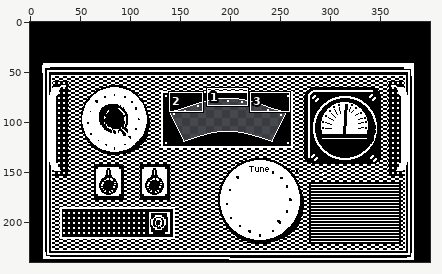
Pixel-art file -- Asesprite/Radio.aseprite. Above, an overview of the earlier version with the close-up marked.
Close-up. The starting point:
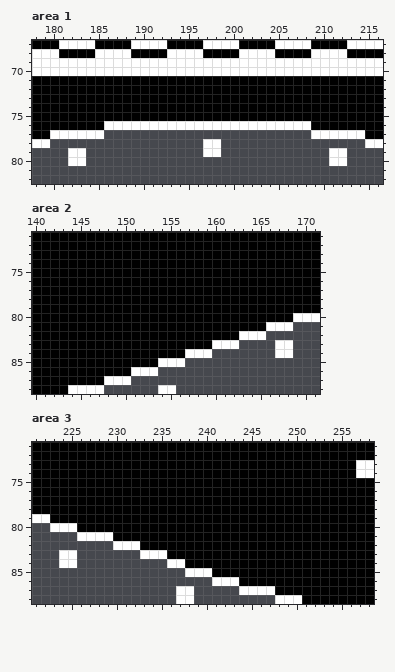
400x240 pixels, 1 frame. Colours within 5 levels of each other are drawn and written as one. Shown: area 1: x 178..216, y 67..82; area 2: x 140..171, y 71..88; area 3: x 221..258, y 71..88. The commit also changed other parts of the picture, which this record leaves out.
Once edited:
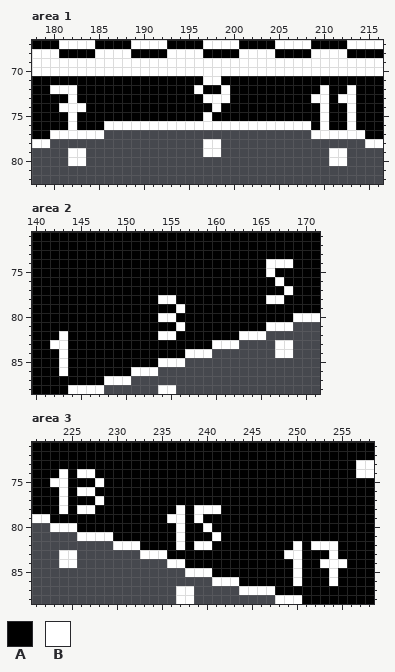
Palette (. is transparent): A #000000  B #ffffff
Diff:
layer "Numbers" added
--- area 1, layer "Numbers"
@@ x 178..216 @@
 70 BBBBBBBBBBBBBBBBBBBBBBBBBBBBBBBBBBBBBBB
-71 AAAAAAAAAAAAAAAAAAAAAAAAAAAAAAAAAAAAAAA
-72 AAAAAAAAAAAAAAAAAAAAAAAAAAAAAAAAAAAAAAA
-73 AAAAAAAAAAAAAAAAAAAAAAAAAAAAAAAAAAAAAAA
-74 AAAAAAAAAAAAAAAAAAAAAAAAAAAAAAAAAAAAAAA
-75 AAAAAAAAAAAAAAAAAAAAAAAAAAAAAAAAAAAAAAA
-76 AAAAAAAABBBBBBBBBBBBBBBBBBBBBBBAAAAAAAA
+71 AAAAAAAAAAAAAAAAAAABBAAAAAAAAAAAAAAAAAA
+72 AABBBAAAAAAAAAAAAABAABAAAAAAAAAABAABAAA
+73 AAAABAAAAAAAAAAAAAABBBAAAAAAAAABBABBAAA
+74 AAABBBAAAAAAAAAAAAAABAAAAAAAAAAABAABAAA
+75 AAAABAAAAAAAAAAAAAABAAAAAAAAAAAABAABAAA
+76 AAAABAAABBBBBBBBBBBBBBBBBBBBBBBABAABAAA
 77 AABBBBBB.......................BBBBBBAA
--- area 2, layer "Numbers"
@@ x 140..171 @@
 73 AAAAAAAAAAAAAAAAAAAAAAAAAAAAAAAA
-74 AAAAAAAAAAAAAAAAAAAAAAAAAAAAAAAA
-75 AAAAAAAAAAAAAAAAAAAAAAAAAAAAAAAA
-76 AAAAAAAAAAAAAAAAAAAAAAAAAAAAAAAA
-77 AAAAAAAAAAAAAAAAAAAAAAAAAAAAAAAA
-78 AAAAAAAAAAAAAAAAAAAAAAAAAAAAAAAA
-79 AAAAAAAAAAAAAAAAAAAAAAAAAAAAAAAA
-80 AAAAAAAAAAAAAAAAAAAAAAAAAAAAABBB
-81 AAAAAAAAAAAAAAAAAAAAAAAAAABBB...
-82 AAAAAAAAAAAAAAAAAAAAAAABBB......
-83 AAAAAAAAAAAAAAAAAAAABBB....BB...
-84 AAAAAAAAAAAAAAAAABBB.......BB...
-85 AAAAAAAAAAAAAABBB...............
-86 AAAAAAAAAAABBB..................
+74 AAAAAAAAAAAAAAAAAAAAAAAAAABBBAAA
+75 AAAAAAAAAAAAAAAAAAAAAAAAAABAAAAA
+76 AAAAAAAAAAAAAAAAAAAAAAAAAAABAAAA
+77 AAAAAAAAAAAAAAAAAAAAAAAAAAAABAAA
+78 AAAAAAAAAAAAAABBAAAAAAAAAABBAAAA
+79 AAAAAAAAAAAAAAAABAAAAAAAAAAAAAAA
+80 AAAAAAAAAAAAAABBAAAAAAAAAAAAABBB
+81 AAAAAAAAAAAAAAAABAAAAAAAAABBB...
+82 AAABAAAAAAAAAABBAAAAAAABBB......
+83 AABBAAAAAAAAAAAAAAAABBB....BB...
+84 AAABAAAAAAAAAAAAABBB.......BB...
+85 AAABAAAAAAAAAABBB...............
+86 AAABAAAAAAABBB..................
 87 AAAAAAAABBB.....................
--- area 3, layer "Numbers"
@@ x 221..258 @@
 73 AAAAAAAAAAAAAAAAAAAAAAAAAAAAAAAAAAAABB
-74 AAAAAAAAAAAAAAAAAAAAAAAAAAAAAAAAAAAABB
-75 AAAAAAAAAAAAAAAAAAAAAAAAAAAAAAAAAAAAAA
-76 AAAAAAAAAAAAAAAAAAAAAAAAAAAAAAAAAAAAAA
-77 AAAAAAAAAAAAAAAAAAAAAAAAAAAAAAAAAAAAAA
-78 AAAAAAAAAAAAAAAAAAAAAAAAAAAAAAAAAAAAAA
-79 BBAAAAAAAAAAAAAAAAAAAAAAAAAAAAAAAAAAAA
-80 ..BBBAAAAAAAAAAAAAAAAAAAAAAAAAAAAAAAAA
-81 .....BBBBAAAAAAAAAAAAAAAAAAAAAAAAAAAAA
-82 .........BBBAAAAAAAAAAAAAAAAAAAAAAAAAA
-83 ...BB.......BBBAAAAAAAAAAAAAAAAAAAAAAA
-84 ...BB..........BBAAAAAAAAAAAAAAAAAAAAA
-85 .................BBBAAAAAAAAAAAAAAAAAA
-86 ....................BBBAAAAAAAAAAAAAAA
+74 AAABABBAAAAAAAAAAAAAAAAAAAAAAAAAAAAABB
+75 AABBAAABAAAAAAAAAAAAAAAAAAAAAAAAAAAAAA
+76 AAABABBAAAAAAAAAAAAAAAAAAAAAAAAAAAAAAA
+77 AAABAAABAAAAAAAAAAAAAAAAAAAAAAAAAAAAAA
+78 AAABABBAAAAAAAAABABBBAAAAAAAAAAAAAAAAA
+79 BBAAAAAAAAAAAAABBABAAAAAAAAAAAAAAAAAAA
+80 ..BBBAAAAAAAAAAABAABAAAAAAAAAAAAAAAAAA
+81 .....BBBBAAAAAAABAAABAAAAAAAAAAAAAAAAA
+82 .........BBBAAAABABBAAAAAAAAABABBBAAAA
+83 ...BB.......BBBAAAAAAAAAAAAABBAAABAAAA
+84 ...BB..........BBAAAAAAAAAAAABAABBBAAA
+85 .................BBBAAAAAAAAABAAABAAAA
+86 ....................BBBAAAAAABAAABAAAA
 87 ................BB.....BBBBAAAAAAAAAAA
